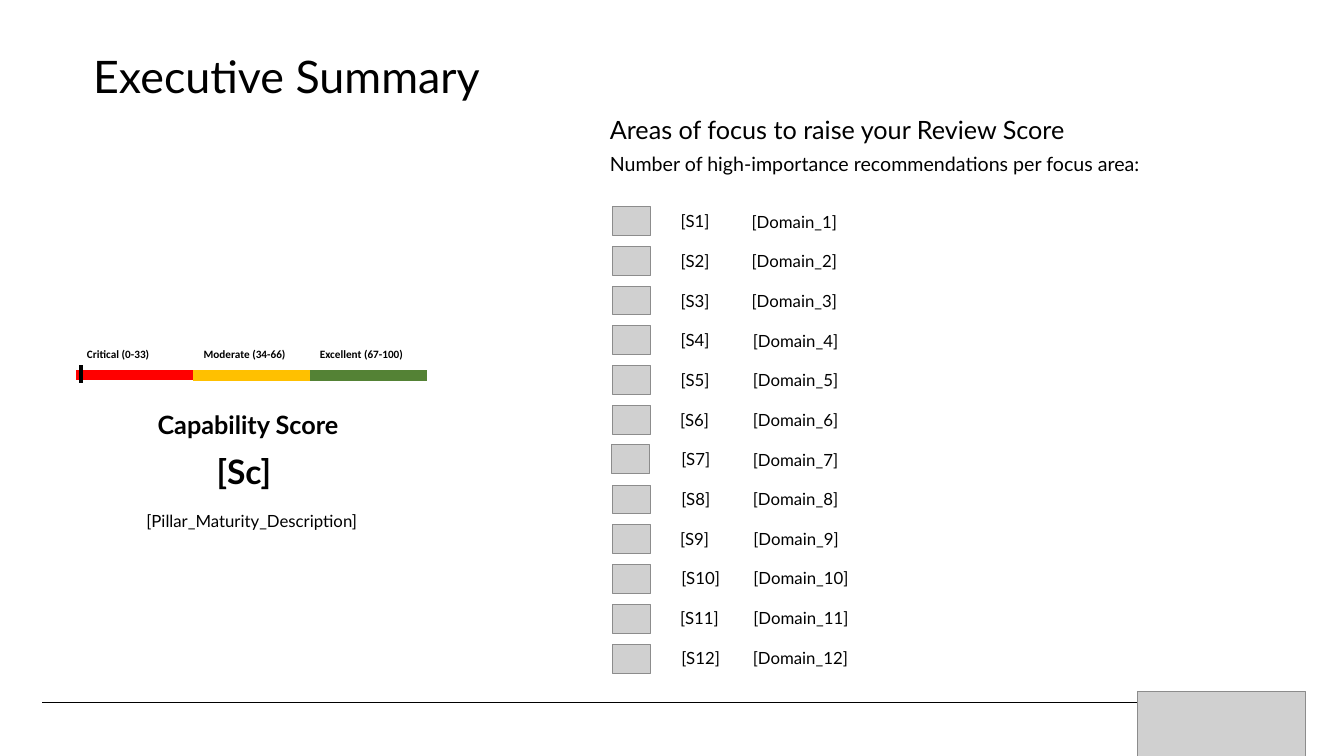
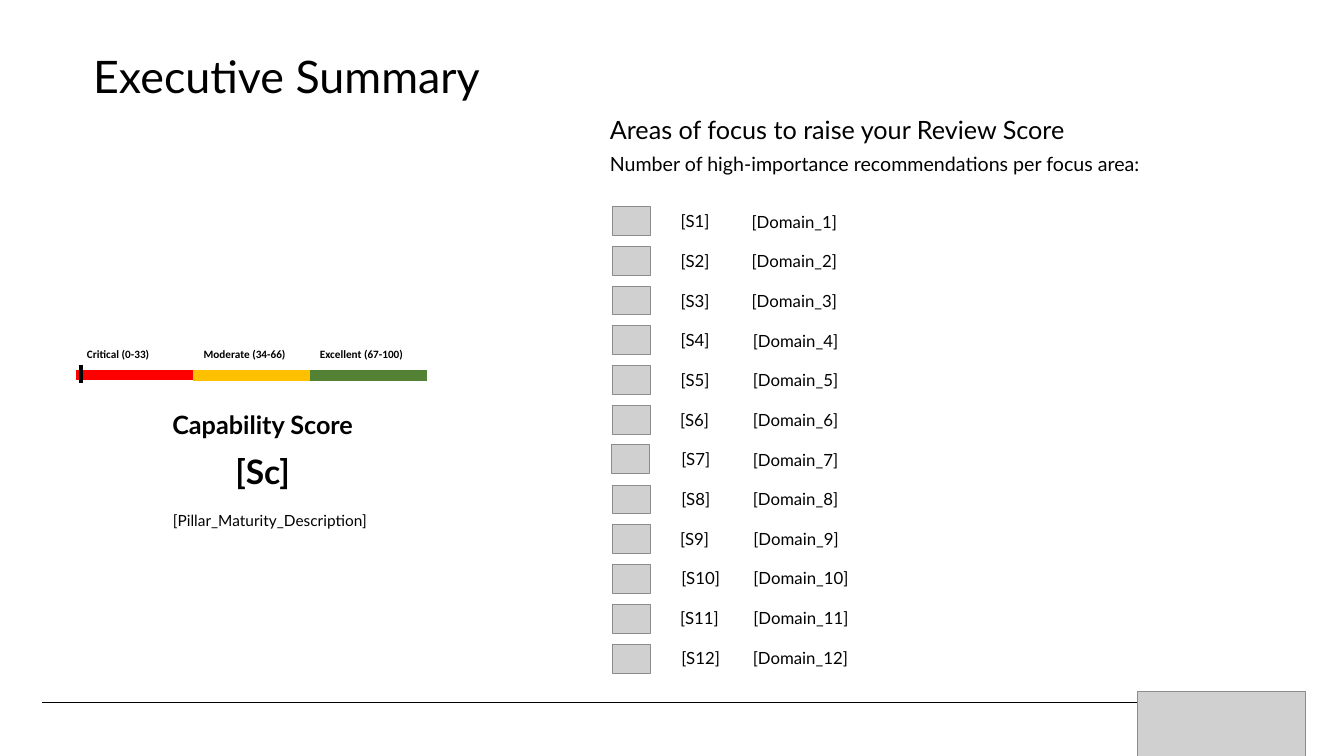
Before and after one commit to Azure/WellArchitected-Tools, a slide deck: slide 10 of WARP/PnP_PowerPointReport_Template.pptx. Drawn at 1344x756 pixels with LibreOffice and Linux fonts; fonts in the diff are those of the drawing; grey boxes stand for pictures; background and template pictures are left out. Boxes give left, top, right and bottom in pixels: in the first picture for what was removed or moved away, otherwise in the second. Text is boxed around its words. In the diff, an @@ line names an element or a change of style, - is before the commit and + after.

Commit message:
minor powerpoint formatting changes

```diff
--- a/WARP/PnP_PowerPointReport_Template.pptx
+++ b/WARP/PnP_PowerPointReport_Template.pptx
@@ text "Capability Score": place and size @@
-text "Capability Score" at bbox=[158, 415, 339, 439]
+text "Capability Score" at bbox=[172, 415, 353, 439]
@@ text "Capability Score" at bbox=[172, 415, 353, 439]: alignment left to centre @@
@@ text "[Sc]": place and size @@
-text "[Sc]" at bbox=[217, 458, 272, 490]
+text "[Sc]" at bbox=[235, 458, 290, 490]
@@ text "[Pillar_Maturity_Description]": place and size @@
-text "[Pillar_Maturity_Description]" at bbox=[146, 514, 357, 530]
+text "[Pillar_Maturity_Description]" at bbox=[173, 514, 367, 529]
@@ text "[Pillar_Maturity_Description]" at bbox=[173, 514, 367, 529]: size 12 to 11 pt @@
```
Also in this commit, not shown: 1 other slide changed.
